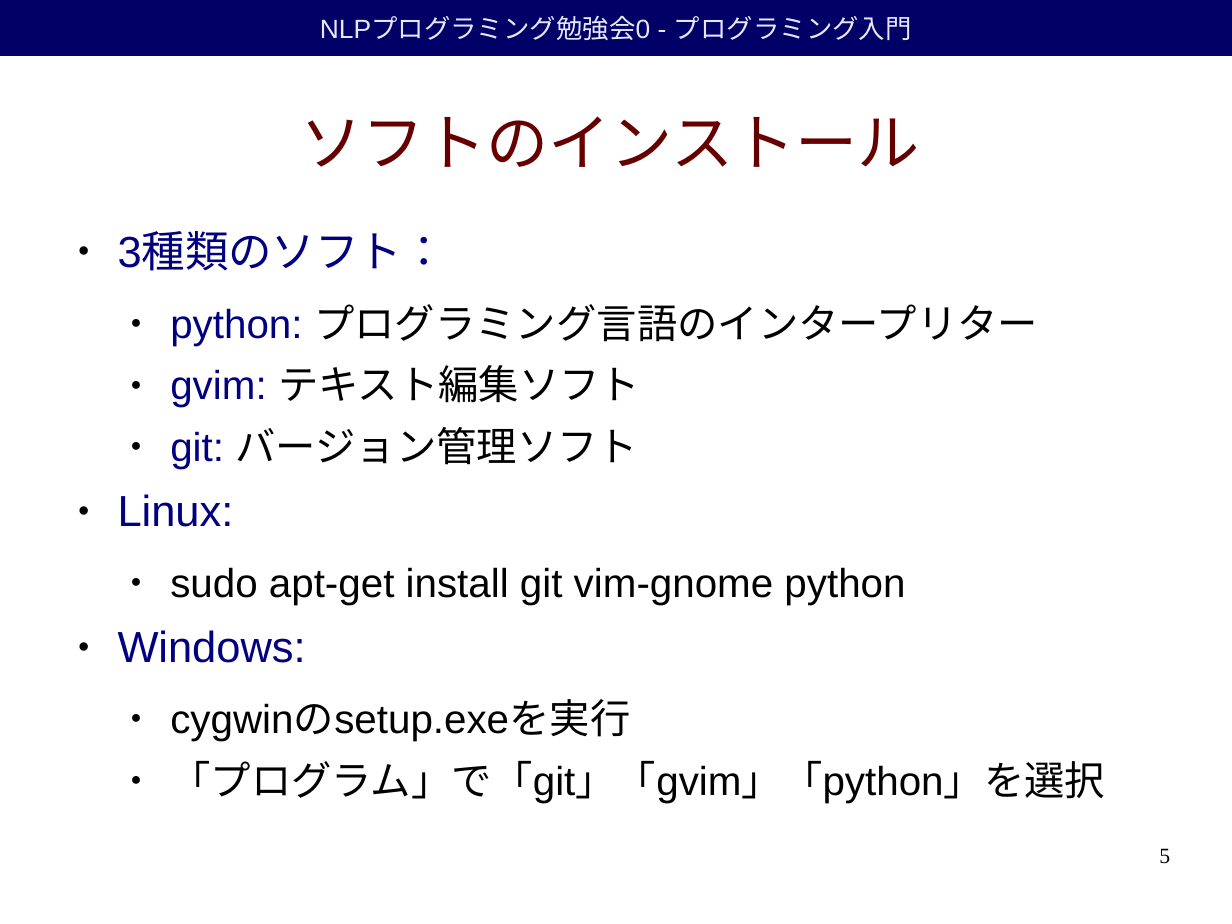
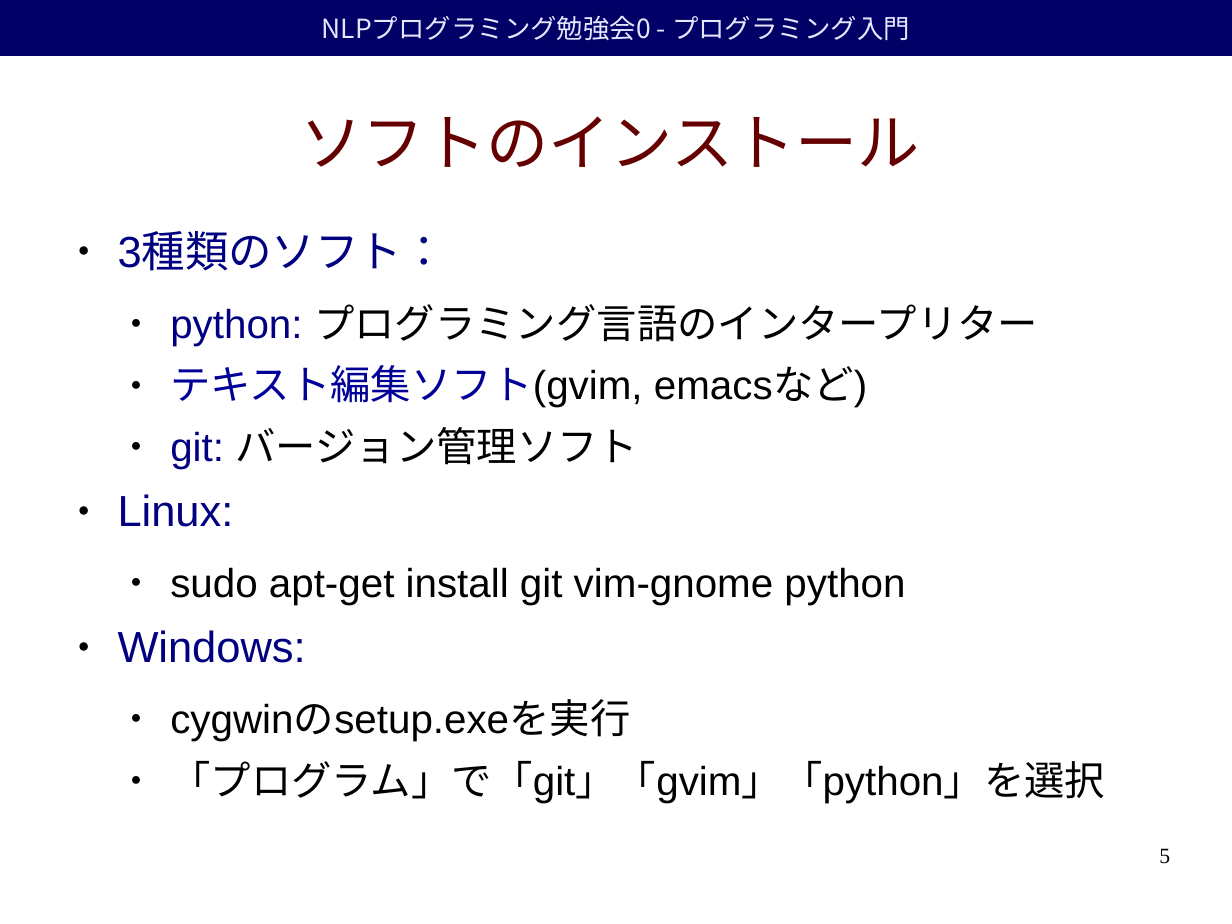
Before and after one commit to duffrind/nlppractice, a slide deck: slide 5 of download/00-intro/nlp-programming-ja-00-intro.odp. Drawn at 1232x924 pixels with LibreOffice and Linux fonts; fonts in the diff are those of the drawing; background and template pictures are left out. Boxes give left, top, right and bottom in pixels: in the first picture for what was removed or moved away, otherwise in the second. Text is boxed around its words. In the diff, an @@ line names an element or a change of style, - is before the commit and + after.

```diff
--- a/download/00-intro/nlp-programming-ja-00-intro.odp
+++ b/download/00-intro/nlp-programming-ja-00-intro.odp
@@ rectangle "NLPプログラミング勉強会0 - プログラミング入門" at box(0, 0, 1232, 56): font Arial to Noto Sans CJK JP @@
@@ text at box(170, 365, 868, 408): text changed @@
-  ● gvim: テキスト編集ソフト
+  ● テキスト編集ソフト(gvim, emacsなど)
```
Also in this commit, not shown: 26 other slides changed, 1 slide added, 16 other files.
